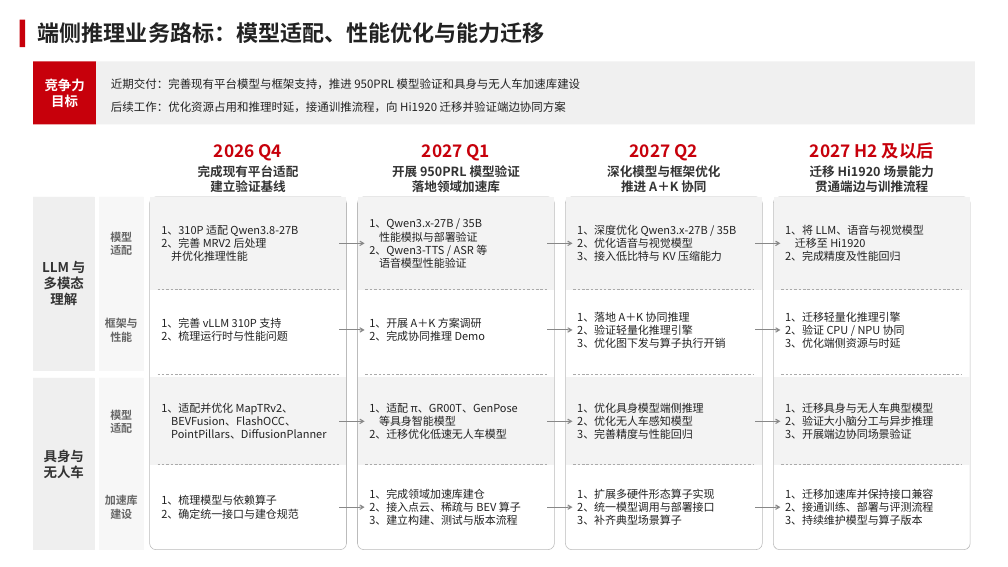
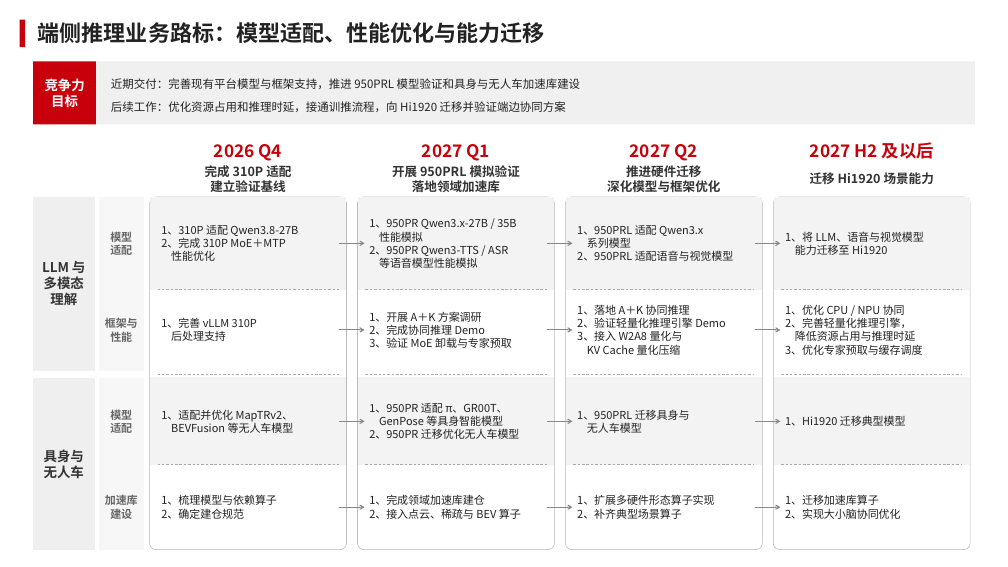
Before and after one commit to YangShuai52/infra-handbook, a slide deck: slide 4 of infra_learning/PPT/端侧推理规划_正交连线对齐版.pptx. Drawn at 1008x567 pixels with LibreOffice and Linux fonts; fonts in the diff are those of the drawing. Boxes give left, top, right and bottom in pixels: in the first picture for what was removed or moved away, otherwise in the second. Text is boxed around its words. In the diff, an @@ line names an element or a change of style, - is before the commit and + after.

Commit message:
[PPT] 无语了

```diff
--- a/infra_learning/PPT/端侧推理规划_正交连线对齐版.pptx
+++ b/infra_learning/PPT/端侧推理规划_正交连线对齐版.pptx
@@ text in rectangle at (x1=205, y1=163, x2=291, y2=180): text changed @@
-完成现有平台适配
+完成 310P 适配
@@ text in rectangle at (x1=392, y1=165, x2=520, y2=177): text changed @@
-开展 950PRL 模型验证
+开展 950PRL 模拟验证
@@ text in rectangle at (x1=626, y1=165, x2=702, y2=177): paragraph added @@
+推进硬件迁移
@@ text in rectangle at (x1=621, y1=180, x2=706, y2=192): paragraph removed @@
-推进 A＋K 协同
@@ text in rectangle at (x1=815, y1=180, x2=928, y2=192): paragraph removed @@
-贯通端边与训推流程
@@ text in rectangle at (x1=161, y1=237, x2=285, y2=261): text changed @@
-2、完善 MRV2 后处理
-并优化推理性能
+2、完成 310P MoE＋MTP
+性能优化
@@ text in rectangle at (x1=369, y1=219, x2=516, y2=268): text changed @@
-1、Qwen3.x-27B / 35B
-性能模拟与部署验证
-2、Qwen3-TTS / ASR 等
-语音模型性能验证
+1、950PR Qwen3.x-27B / 35B
+性能模拟
+2、950PR Qwen3-TTS / ASR
+等语音模型性能模拟
@@ text in rectangle at (x1=577, y1=225, x2=734, y2=261): text changed @@
-1、深度优化 Qwen3.x-27B / 35B
-2、优化语音与视觉模型
-3、接入低比特与 KV 压缩能力
+1、950PRL 适配 Qwen3.x
+系列模型
+2、950PRL 适配语音与视觉模型
@@ text in rectangle at (x1=795, y1=245, x2=887, y2=255): text changed @@
-迁移至 Hi1920
-2、完成精度及性能回归
+能力迁移至 Hi1920
@@ text in rectangle at (x1=161, y1=317, x2=257, y2=341): text changed @@
-1、完善 vLLM 310P 支持
-2、梳理运行时与性能问题
+1、完善 vLLM 310P
+后处理支持
@@ text in rectangle at (x1=577, y1=318, x2=725, y2=355): text changed @@
-2、验证轻量化推理引擎
-3、优化图下发与算子执行开销
+2、验证轻量化推理引擎 Demo
+3、接入 W2A8 量化与
+KV Cache 量化压缩
@@ text in rectangle at (x1=785, y1=305, x2=922, y2=355): text changed @@
-1、迁移轻量化推理引擎
-2、验证 CPU / NPU 协同
-3、优化端侧资源与时延
+1、优化 CPU / NPU 协同
+2、完善轻量化推理引擎，
+降低资源占用与推理时延
+3、优化专家预取与缓存调度
@@ text in rectangle at (x1=369, y1=337, x2=512, y2=348): paragraph added @@
+3、验证 MoE 卸载与专家预取
@@ text in rectangle at (x1=369, y1=403, x2=520, y2=439): text changed @@
-1、适配 π、GR00T、GenPose
-等具身智能模型
-2、迁移优化低速无人车模型
+1、950PR 适配 π、GR00T、
+GenPose 等具身智能模型
+2、950PR 迁移优化无人车模型
@@ text in rectangle at (x1=577, y1=410, x2=690, y2=433): text changed @@
-1、优化具身模型端侧推理
-2、优化无人车感知模型
-3、完善精度与性能回归
+1、950PRL 迁移具身与
+无人车模型
@@ text in rectangle at (x1=785, y1=416, x2=906, y2=426): text changed @@
-1、迁移具身与无人车典型模型
-2、验证大小脑分工与异步推理
-3、开展端边协同场景验证
+1、Hi1920 迁移典型模型
@@ text in rectangle at (x1=171, y1=421, x2=294, y2=433): text changed @@
-BEVFusion、FlashOCC、
-PointPillars、DiffusionPlanner
+BEVFusion 等无人车模型
@@ text in rectangle at (x1=161, y1=508, x2=244, y2=519): text changed @@
-2、确定统一接口与建仓规范
+2、确定建仓规范
@@ text in rectangle at (x1=577, y1=508, x2=682, y2=519): text changed @@
-2、统一模型调用与部署接口
-3、补齐典型场景算子
+2、补齐典型场景算子
@@ text in rectangle at (x1=785, y1=494, x2=901, y2=519): text changed @@
-1、迁移加速库并保持接口兼容
-2、接通训练、部署与评测流程
-3、持续维护模型与算子版本
+1、迁移加速库算子
+2、实现大小脑协同优化
@@ text in rectangle at (x1=369, y1=514, x2=517, y2=525): paragraph removed @@
-3、建立构建、测试与版本流程
```
